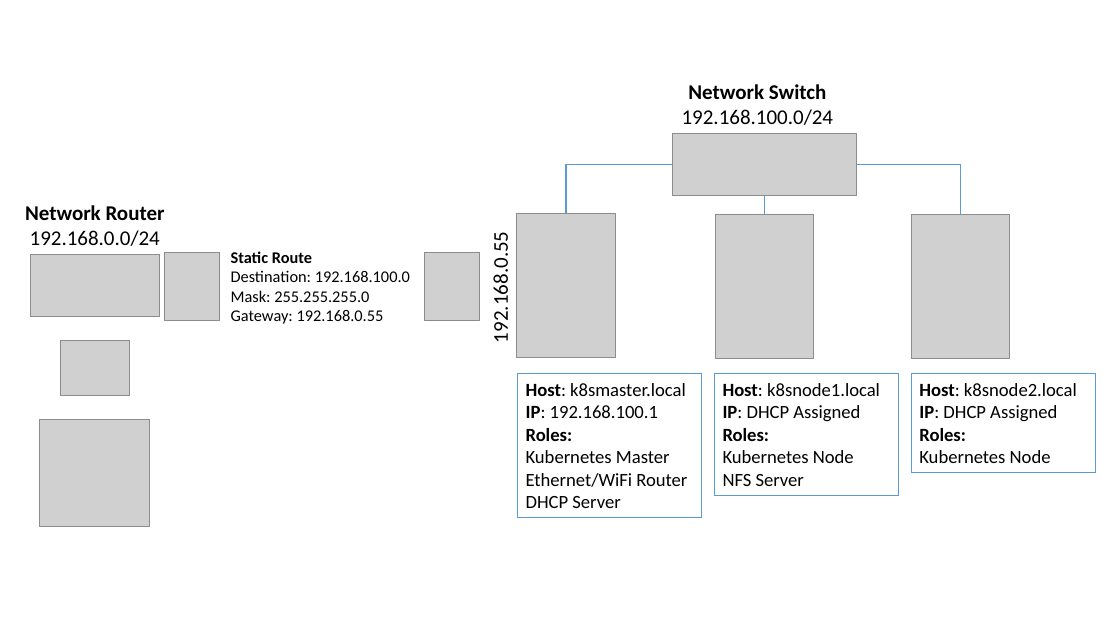
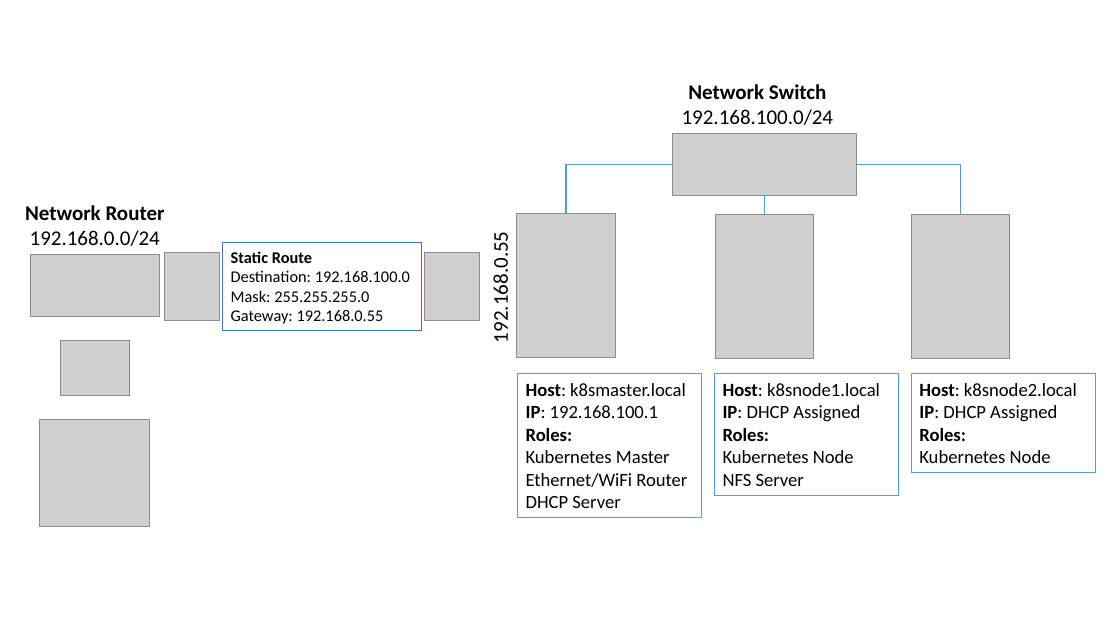
Before and after one commit to gloveboxes/Raspberry-Pi-Kubernetes-Cluster, a slide deck: slide 1 of Resources/network.pptx. Drawn at 1120x630 pixels with LibreOffice and Linux fonts; fonts in the diff are those of the drawing; grey boxes stand for pictures. Boxes give left, top, right and bottom in pixels: in the first picture for what was removed or moved away, otherwise in the second. Text is boxed around its words. In the diff, an @@ line names an element or a change of style, - is before the commit and + after.

```diff
--- a/Resources/network.pptx
+++ b/Resources/network.pptx
@@ rectangle "Static Route" resized from (x1=231, y1=251, x2=410, y2=324) to (x1=223, y1=243, x2=422, y2=330) @@
@@ rectangle "Static Route" at (x1=223, y1=243, x2=422, y2=330): outline none to #4472C4 0.75 pt @@
```
Also in this commit, not shown: 1 other file.
